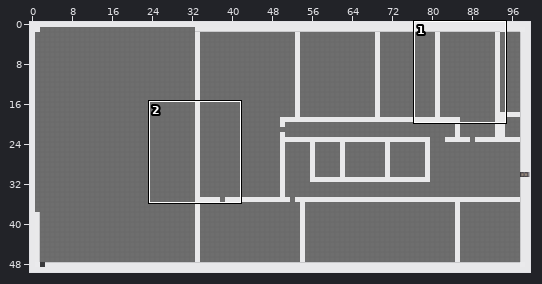
A Tiled map (JSON) gets an edit: map/balticOffice.json. The first picture is a wide view before the edit; the outline marks the close-up.
Close-up. First the earlier version:
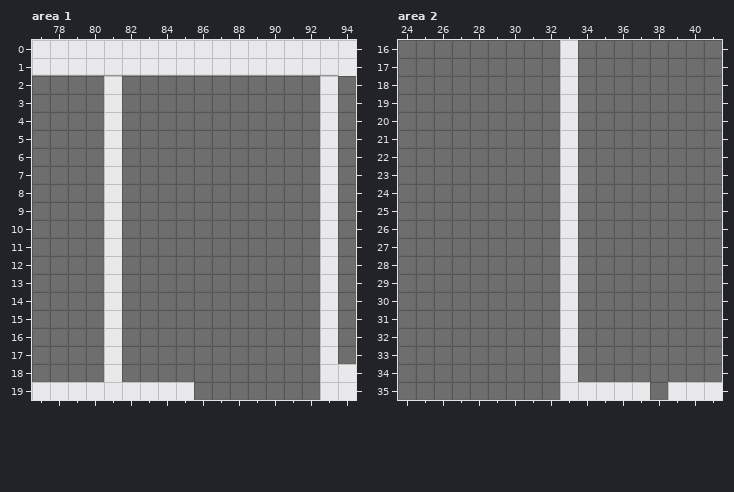
Cells are 32x32 px. Shown: area 1 x 77..94, y 0..19; area 2 x 24..41, y 16..35. The commit also changed other parts of the map, which this record leaves out. Not drawn, because the pictures are missing: unchanged layers "colliders", "exitBaltic", "startBaltic".
After the commit:
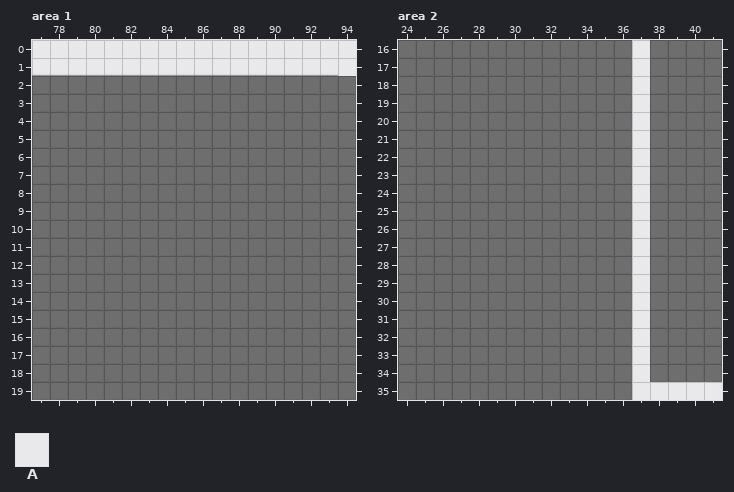
Key: from "cija_32x32_expansion for Pipoy": A 721.
_ is an empty cell, . an unchanged one.
Diff:
--- layer "bottomWall", area 1
@@ x 77..94 @@
- 2 ....A...........A.
- 3 ....A...........A.
- 4 ....A...........A.
- 5 ....A...........A.
- 6 ....A...........A.
- 7 ....A...........A.
- 8 ....A...........A.
- 9 ....A...........A.
-10 ....A...........A.
-11 ....A...........A.
-12 ....A...........A.
-13 ....A...........A.
-14 ....A...........A.
-15 ....A...........A.
-16 ....A...........A.
-17 ....A...........A.
-18 ....A...........AA
-19 AAAAAAAAA.......AA
+ 2 ...._..........._.
+ 3 ...._..........._.
+ 4 ...._..........._.
+ 5 ...._..........._.
+ 6 ...._..........._.
+ 7 ...._..........._.
+ 8 ...._..........._.
+ 9 ...._..........._.
+10 ...._..........._.
+11 ...._..........._.
+12 ...._..........._.
+13 ...._..........._.
+14 ...._..........._.
+15 ...._..........._.
+16 ...._..........._.
+17 ...._..........._.
+18 ...._...........__
+19 _________.......__
--- layer "bottomWall", area 2
@@ x 33..38 @@
-16 A..._.
-17 A..._.
-18 A..._.
-19 A..._.
-20 A..._.
-21 A..._.
-22 A..._.
-23 A..._.
-24 A..._.
-25 A..._.
-26 A..._.
-27 A..._.
-28 A..._.
-29 A..._.
-30 A..._.
-31 A..._.
-32 A..._.
-33 A..._.
-34 A..._.
-35 AAAA._
+16 _...A.
+17 _...A.
+18 _...A.
+19 _...A.
+20 _...A.
+21 _...A.
+22 _...A.
+23 _...A.
+24 _...A.
+25 _...A.
+26 _...A.
+27 _...A.
+28 _...A.
+29 _...A.
+30 _...A.
+31 _...A.
+32 _...A.
+33 _...A.
+34 _...A.
+35 ____.A
Changed places in both close-ups, as pixel boxes (x1, y1, x2, y2):
removed: (32, 76, 194, 400)
removed: (320, 76, 356, 400)
changed: (560, 40, 668, 400)
